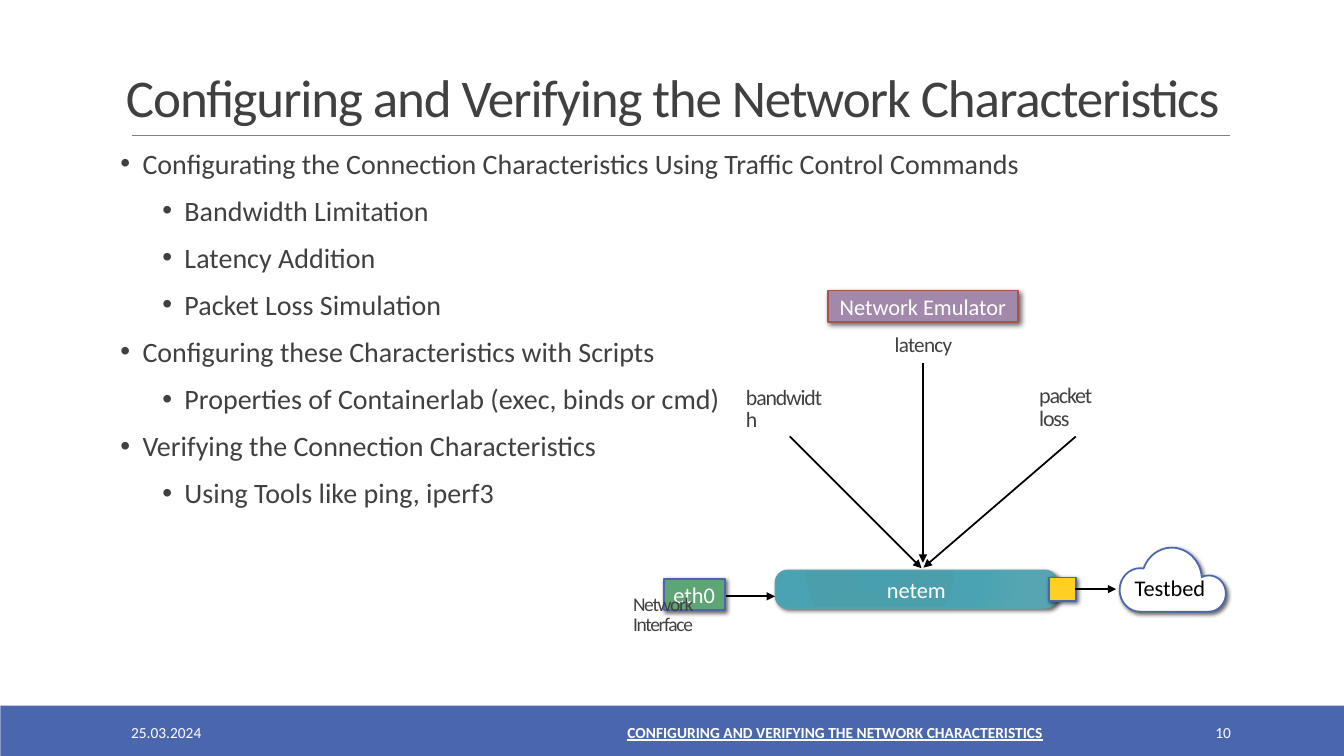
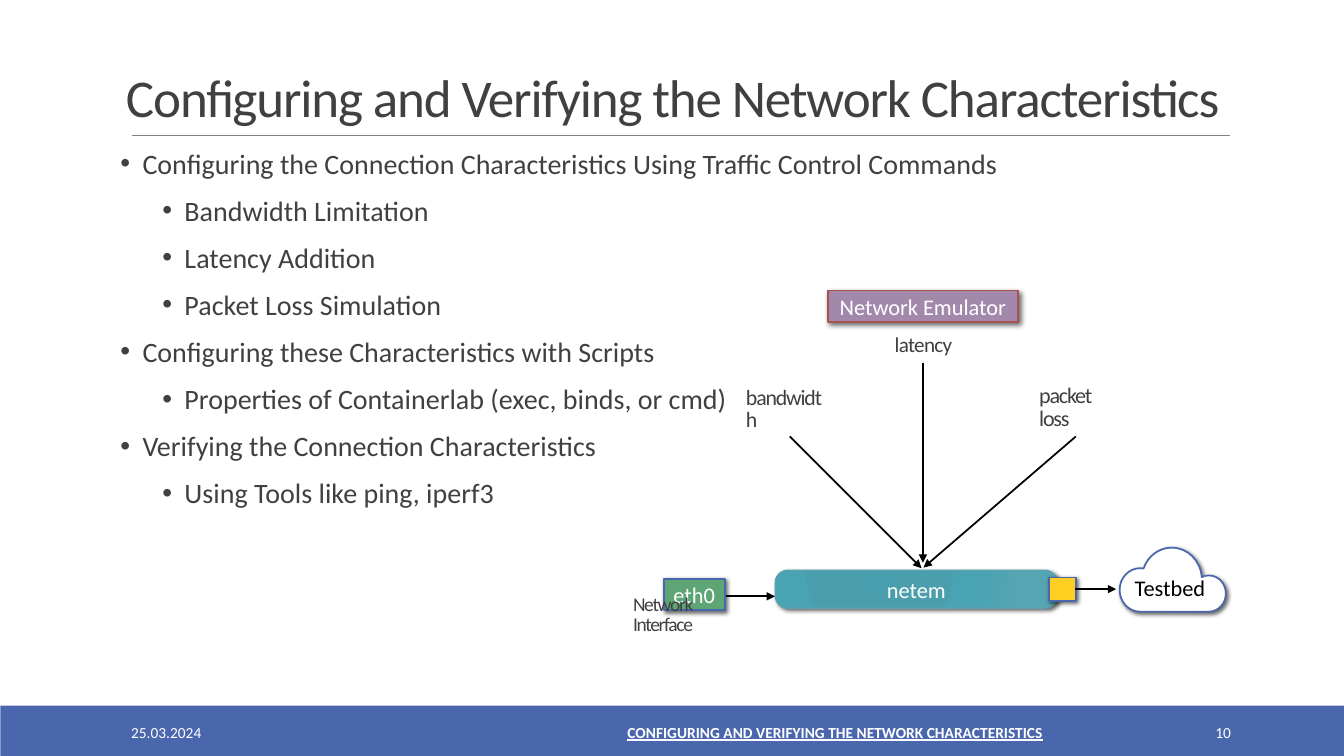
Before and after one commit to oezcankaraca/abschlussvortrag, a slide deck: slide 10 of Abschlussvortrag.pptx. Drawn at 1344x756 pixels with LibreOffice and Linux fonts; fonts in the diff are those of the drawing. Boxes give left, top, right and bottom in pixels: in the first picture for what was removed or moved away, otherwise in the second. Text is boxed around its words. In the diff, an @@ line names an element or a change of style, - is before the commit and + after.

```diff
--- a/Abschlussvortrag.pptx
+++ b/Abschlussvortrag.pptx
@@ text at box(143, 154, 996, 179): text changed @@
-• Configurating the Connection Characteristics Using Traffic Control Commands
+• Configuring the Connection Characteristics Using Traffic Control Commands
@@ text at box(184, 389, 726, 414): text changed @@
-  • Properties of Containerlab (exec, binds or cmd)
+  • Properties of Containerlab (exec, binds, or cmd)
```
Also in this commit, not shown: 16 other slides changed, 3 other files.
